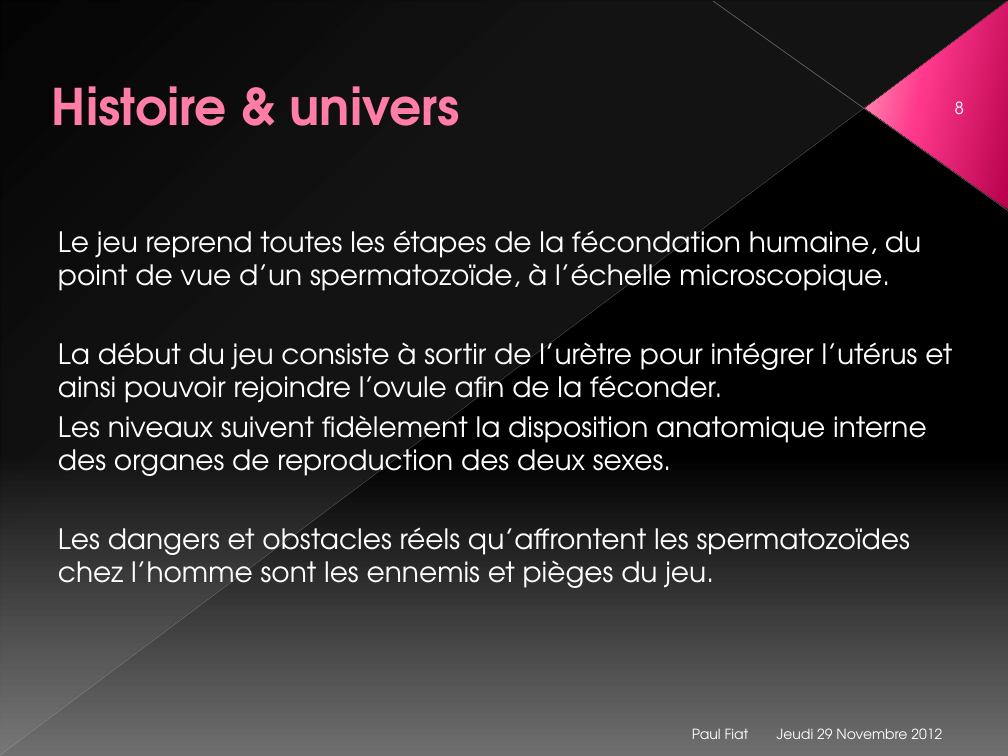
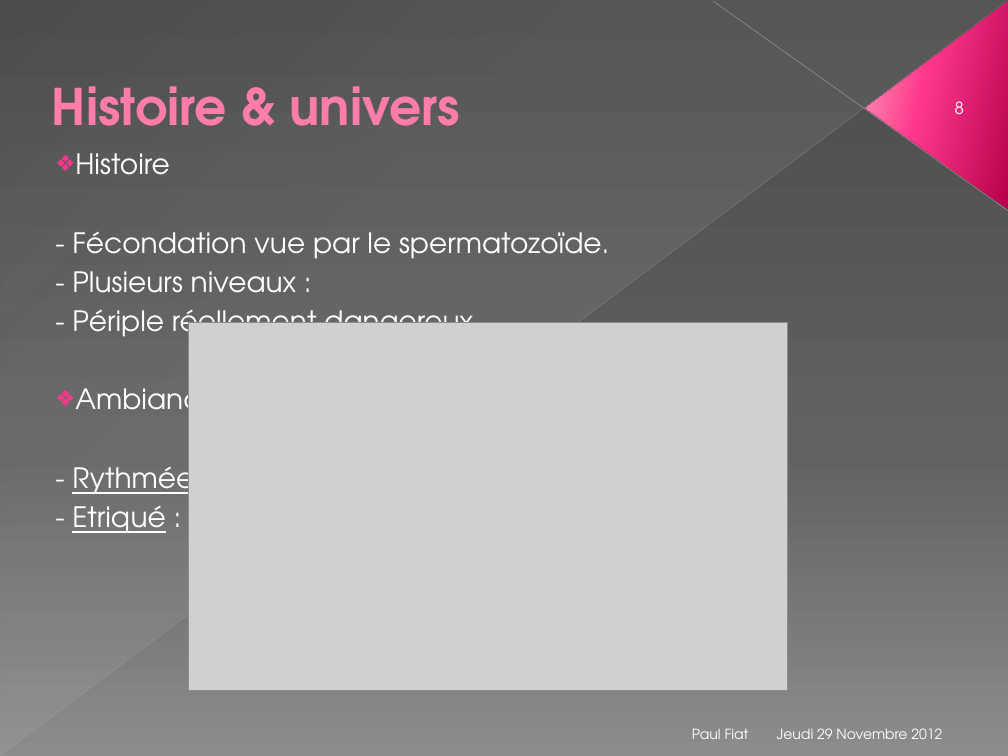
Before and after one commit to Nyarlygames/OBG, a slide deck: slide 8 of GD/Présentation.pptx. Drawn at 1008x756 pixels with LibreOffice and Linux fonts; fonts in the diff are those of the drawing; grey boxes stand for pictures. Boxes give left, top, right and bottom in pixels: in the first picture for what was removed or moved away, otherwise in the second. Text is boxed around its words. In the diff, an @@ line names an element or a change of style, - is before the commit and + after.

```diff
--- a/GD/Présentation.pptx
+++ b/GD/Présentation.pptx
@@ background gradient #000000 to #707070 to gradient #4A4A4A to #626262 to #8C8C8C @@
@@ text at (72, 153, 609, 533): text changed @@
-Le jeu reprend toutes les étapes de la fécondation humaine, du point de vue d’un spermatozoïde, à l’échelle microscopique.
-La début du jeu consiste à sortir de l’urètre pour intégrer l’utérus et ainsi pouvoir rejoindre l’ovule afin de la féconder.
-Les niveaux suivent fidèlement la disposition anatomique interne des organes de reproduction des deux sexes.
-Les dangers et obstacles réels qu’affrontent les spermatozoïdes chez l’homme sont les ennemis et pièges du jeu.
+❖ Histoire
+- Fécondation vue par le spermatozoïde.
+- Plusieurs niveaux :
+- Périple réellement dangereux
+❖ Ambiance
+- Rythmée : Surprises, boulettes, scrolling.
+- Etriqué : Chemins étroits, difficulté d’esquiver.
@@ picture added at (188, 323, 787, 689) @@
```
Also in this commit, not shown: 10 other slides changed, 2 slides removed, 45 other files.
